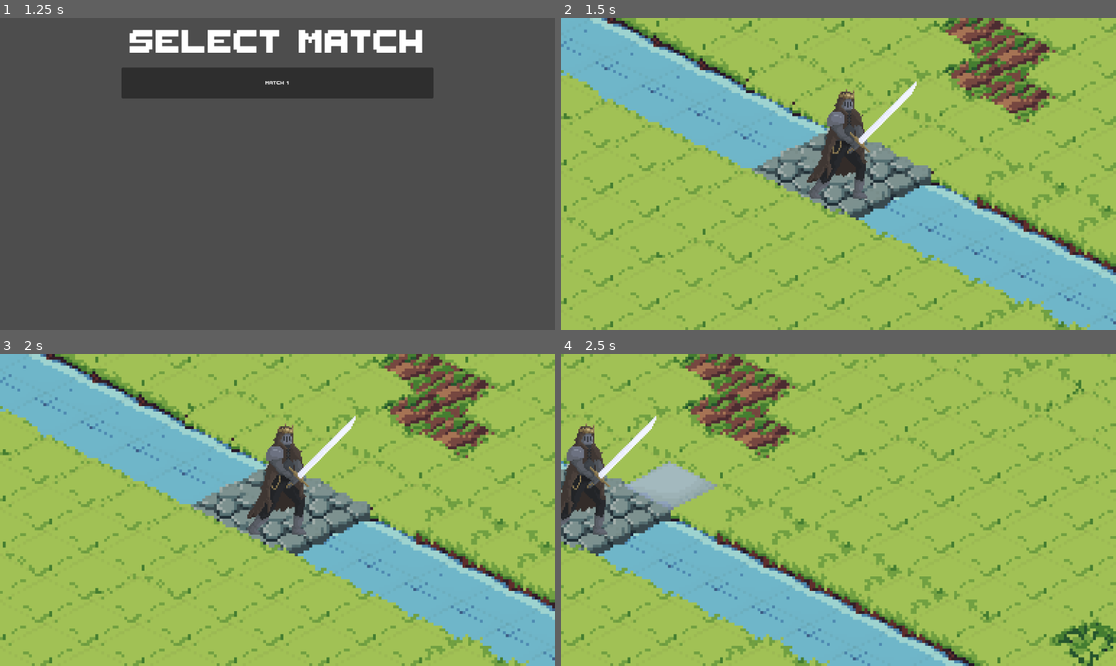
Above: before the commit, frames 1-4 (two rows, left to right).
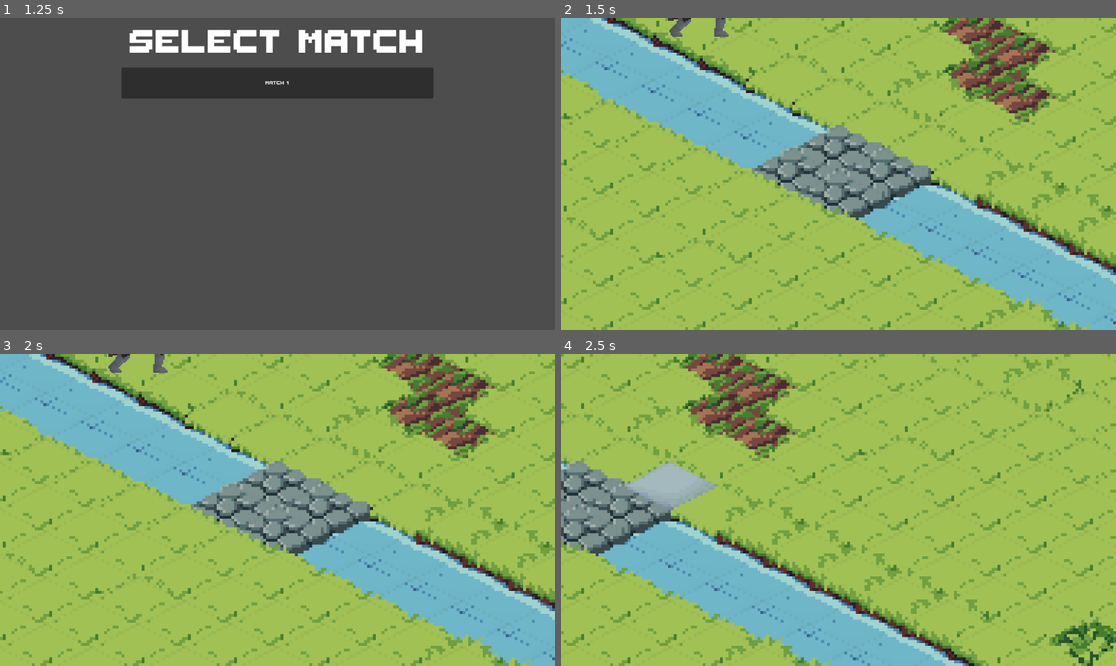
Above: after the commit, the same moments.

Repository: agh-cs-imbeciles/heralds-of-war
Game: Godot game, scene res://scenes/ui/menu/menu.tscn
Two runs of this game, one before a commit and one after it. Both use one fixed random seed, a clock stepped at 60 frames per second and the inputs below.
Inputs (mouse positions are in pixels of both pictures, inside the frame that each line leads up to):
- Up to frame 1 (1.25 s): click "START GAME" at 0.5 s
- Up to frame 2 (1.5 s): click "Match 1" at 1.25 s
- Up to frame 3 (2 s): no input
- Up to frame 4 (2.5 s): move the mouse to (960, 494) at 2.02 s; hold Right from 2.03 s (still down); click (960, 494) at 2.17 s

Frame 1 is identical in both runs. In frame 2, 2.5% of the frame differs, in the area x 19-65%, y 0-58%; in frame 3, 2.5%; in frame 4, 2.1%.

Commit message:
Add basic unit mechanics

Diff:
--- a/scenes/units/swordsman.tscn
+++ b/scenes/units/swordsman.tscn
@@ -1,6 +1,6 @@
 [gd_scene load_steps=13 format=3 uid="uid://bxqxpso4ylcse"]
 
-[ext_resource type="Script" uid="uid://sojai5d60awo" path="res://src/units/unit.gd" id="1_8w6po"]
+[ext_resource type="Script" uid="uid://p5hyow5eivvo" path="res://src/units/melee_unit.gd" id="1_8w6po"]
 [ext_resource type="Texture2D" uid="uid://0iqwd7stojc5" path="res://assets/sprites/units/hooded-knight-idle.png" id="1_giobj"]
 
 [sub_resource type="AtlasTexture" id="AtlasTexture_giobj"]
@@ -72,8 +72,6 @@
 
 [node name="Swordsman" type="CharacterBody2D"]
 script = ExtResource("1_8w6po")
-stamina = null
-offset = null
 
 [node name="AnimatedSprite2D" type="AnimatedSprite2D" parent="."]
 sprite_frames = SubResource("SpriteFrames_1ir3w")
--- a/src/board/board.gd
+++ b/src/board/board.gd
@@ -2,12 +2,15 @@
 
 class_name Board
 
-enum HighlightTile { HOVER, FOCUS, MOVABLE }
+enum HighlightTile { HOVER, FOCUS, MOVABLE, ATTACKABLE }
+enum Mode { ATTACK, MOVE, NONE }
+var Command = Operation.Command
 
 var is_tile_focused: bool = false
 var moves: Array[Vector2i] = []
 
 var path_finder: AStar2D = AStar2D.new()
+var board_input_manager: BoardInputManager = BoardInputManager.new(self)
 
 var swordsman_scene: PackedScene = preload("res://scenes/units/swordsman.tscn")
 var highlight_tile: PackedScene = preload(
@@ -16,16 +19,23 @@
 
 var hover_tile: Sprite2D
 var focus_tile: Sprite2D
-var movable_tiles: Array[Sprite2D] = []
-var swordsman: Unit
-
+var current_tile: Sprite2D
+var current_mode: Mode = Mode.NONE
+var marked_tiles: Array[Sprite2D] = []
+var current_unit: Unit
+var units: Array[Unit] = []
 
 func _ready() -> void:
 	init_path_finder()
 
-	instantiate_swordsman()
+	var swordsman1 = instantiate_swordsman(Vector2i(5, 6))
+	var swordsman2 = instantiate_swordsman(Vector2i(5, 8))
 	instantiate_highlight_tile(HighlightTile.HOVER)
 	instantiate_highlight_tile(HighlightTile.FOCUS)
+
+	current_tile = hover_tile
+	units.append(swordsman1)
+	units.append(swordsman2)
 
 
 func init_path_finder() -> void:
@@ -42,16 +52,20 @@
 			path_finder.connect_points(i, j)
 
 
-func instantiate_swordsman() -> Unit:
-	swordsman = swordsman_scene.instantiate()
-
-	swordsman.stamina = 6
+func instantiate_swordsman(position: Vector2i) -> Unit:
+	var swordsman: Unit = swordsman_scene.instantiate()
+
+	swordsman.start_stamina = 6
+	swordsman.start_health = 6
+	swordsman.start_attack_strength = 3
+	swordsman.start_attack_cost = 1
+	swordsman.start_defense_percent = 40
 	swordsman.offset = Vector2(8, -20)
 	swordsman.board = self
-	swordsman.set_position_from_map(get_used_rect().size / 2)
+	swordsman.start_map_position = position
 	swordsman.scale = Vector2(0.5, 0.5)
 	swordsman.z_index = 256
-
+	swordsman.reset_intitial_state()
 	add_sibling.call_deferred(swordsman)
 
 	return swordsman
@@ -72,12 +86,17 @@
 			tile.z_index = 66
 			focus_tile = tile
 		HighlightTile.MOVABLE:
-			tile.name = "BoardMovableTile%s" % movable_tiles.size()
+			tile.name = "BoardMovableTile%s" % marked_tiles.size()
 			tile.modulate = Color("#6dd4d6", 0.584)
 			tile.z_index = 65
-			movable_tiles.append(tile)
-
-	if tile_type != HighlightTile.MOVABLE:
+			marked_tiles.append(tile)
+		HighlightTile.ATTACKABLE:
+			tile.name = "BoardAttackableTile%s" % marked_tiles.size()
+			tile.modulate = Color("#ff4040", 0.584)
+			tile.z_index = 65
+			marked_tiles.append(tile)
+
+	if tile_type != HighlightTile.MOVABLE or tile_type != HighlightTile.ATTACKABLE:
 		tile.hide()
 
 	add_sibling.call_deferred(tile)
@@ -86,35 +105,54 @@
 
 
 func _input(event: InputEvent) -> void:
-	if event is InputEventMouseMotion:
-		var mouse_map_position = get_mouse_map_position()
-
-		if get_used_rect().has_point(mouse_map_position):
-			hover_cell(mouse_map_position)
-		else:
-			hover_tile.hide()
-
-	if event is InputEventMouseButton and event.is_pressed():
-		var mouse_map_position = get_mouse_map_position()
-
-		if event.button_index == MOUSE_BUTTON_LEFT:
-			if mouse_map_position == swordsman.map_position:
-				if not is_tile_focused:
-					on_focus_cell(mouse_map_position)
+
+	var operation: Operation = board_input_manager.process(event)
+
+	match (operation.command):
+		Command.NONE:
+			pass
+		Command.HOVER:
+			hover_cell(operation.position, current_tile)
+		Command.UNIT_MOVE_CLICK:
+			clear_board_user_input_effects()
+			current_unit = operation.unit
+			current_mode = Mode.MOVE
+			on_focus_cell(operation.position)
+		Command.UNIT_ATTACK_CLICK:
+			clear_board_user_input_effects()
+			if current_mode == Mode.ATTACK and operation.unit != current_unit:
+				on_unfocus_cell(operation.position, current_unit, current_mode)
+				current_unit = null
+				current_mode = Mode.NONE
 			else:
-				if is_tile_focused:
-					on_unfocus_cell(mouse_map_position, true)
-		elif event.button_index == MOUSE_BUTTON_RIGHT:
-			if is_tile_focused:
-				on_unfocus_cell(mouse_map_position, false)
+				current_unit = operation.unit
+				current_mode = Mode.ATTACK
+				on_focus_cell(operation.position, HighlightTile.ATTACKABLE)
+		Command.FIELD_CLICK:
+			clear_board_user_input_effects()
+			if current_mode == Mode.MOVE:
+				on_unfocus_cell(operation.position, current_unit, current_mode)
+			current_mode = Mode.NONE
+			current_unit = null
+		Command.ATTACK_FIELD_CLICK:
+			clear_board_user_input_effects()
+			if current_mode == Mode.ATTACK:
+				on_unfocus_cell(operation.position, current_unit, current_mode)
+			current_mode = Mode.NONE
+			current_unit = null
+
+
+func clear_board_user_input_effects() -> void:
+	unfocus_cell()
+	unrender_marked_tiles()
 
 
 func get_cell_id(map_index: Vector2i) -> int:
-		var max_index = get_used_rect().size.max_axis_index()
-		var max_axis_value = get_used_rect().size[max_index]
-		var max_axis_value_power_10 = 10**ceili(log(max_axis_value) / log(10))
-
-		return max_axis_value_power_10 * map_index.x + map_index.y
+	var max_index = get_used_rect().size.max_axis_index()
+	var max_axis_value = get_used_rect().size[max_index]
+	var max_axis_value_power_10 = 10**ceili(log(max_axis_value) / log(10))
+
+	return max_axis_value_power_10 * map_index.x + map_index.y
 
 
 func get_mouse_map_position() -> Vector2i:
@@ -123,15 +161,15 @@
 	return map_position
 
 
-func move_unit_if_legal(to: Vector2i) -> void:
-	if swordsman.can_move(to):
-		swordsman.move(to)
-
-
-func on_focus_cell(map_index: Vector2i) -> void:
+func on_focus_cell(map_index: Vector2i, cell_type: HighlightTile = HighlightTile.MOVABLE) -> void:
 	focus_cell(map_index)
-	moves = swordsman.get_legal_moves(map_index)
-	render_movable_cells(moves)
+
+	var cells
+	if cell_type == HighlightTile.MOVABLE:
+		cells = current_unit.get_legal_moves(map_index)
+	elif cell_type == HighlightTile.ATTACKABLE:
+		cells = current_unit.get_attack_fields(map_index)
+	render_cells(cells, cell_type)
 
 
 func focus_cell(map_index: Vector2i) -> void:
@@ -140,18 +178,29 @@
 	is_tile_focused = true
 
 
-func render_movable_cells(legal_moves: Array[Vector2i]) -> void:
+func render_cells(legal_moves: Array[Vector2i], tile_type: HighlightTile = HighlightTile.MOVABLE) -> void:
 	for cell in legal_moves:
-		var tile = instantiate_highlight_tile(HighlightTile.MOVABLE)
+		var tile = instantiate_highlight_tile(tile_type)
 		tile.position = map_to_local(cell)
-
-
-func on_unfocus_cell(map_index: Vector2i, move: bool = false) -> void:
-	if move:
-		move_unit_if_legal(map_index)
-
-	unrender_movable_tiles()
+		tile.show()
+
+
+func on_unfocus_cell(map_index: Vector2i, unit: Unit, action: Mode = Mode.MOVE) -> void:
+	perform_unit_action(map_index, unit, action)
+	unrender_marked_tiles()
 	unfocus_cell()
+
+
+func perform_unit_action(map_index: Vector2i, unit: Unit, action: Mode = Mode.MOVE) -> void:
+	if action == Mode.MOVE and unit.can_move(map_index):
+		unit.move(map_index)
+	elif action == Mode.ATTACK and unit.is_attackable(map_index):
+		var unit_to_attack = get_unit_on_positon(map_index)
+		if unit_to_attack != null:
+			current_mode = Mode.NONE
+			if unit.stamina >= unit.attack_cost:
+				unit.deplete_stamina(unit.attack_cost)
+				unit_to_attack.recieve_damage(unit.attack_strength)
 
 
 func unfocus_cell() -> void:
@@ -159,14 +208,42 @@
 	is_tile_focused = false
 
 
-func unrender_movable_tiles() -> void:
-	for cell in movable_tiles:
+func unrender_marked_tiles() -> void:
+	for cell in marked_tiles:
 		get_parent().remove_child(cell)
 	moves.clear()
-	movable_tiles.clear()
-
-
-func hover_cell(map_index: Vector2i) -> void:
-	if hover_tile.hidden:
-		hover_tile.show()
-	hover_tile.position = map_to_local(map_index)
+	marked_tiles.clear()
+
+
+func hover_cell(map_index: Vector2i, tile: Sprite2D) -> void:
+	if tile.hidden:
+		tile.show()
+	tile.position = map_to_local(map_index)
+
+
+func get_square(center: Vector2i, space: int) -> Array[Vector2i]:
+	var cells = get_used_cells()
+	var square_cells: Array[Vector2i]
+
+	for i in range(-space - 1, space + 2):
+		for j in range(-space - 1, space + 2):
+			var new_vector = center
+			new_vector.x += i
+			new_vector.y += j
+			if new_vector in get_used_cells():
+				square_cells.append(new_vector)
+	return square_cells
+
+
+func get_unit_on_positon(map_index: Vector2i) -> Unit:
+	for unit in units:
+		if unit.map_position == map_index:
+			return unit
+	return null
+
+
+func get_blocked_cells() -> Array[Vector2i]:
+	var blocked_cells: Array[Vector2i] = []
+	for unit in units:
+		blocked_cells.append(unit.map_position)
+	return blocked_cells
--- /dev/null
+++ b/src/board/board_input_manager.gd
@@ -0,0 +1,40 @@
+class_name BoardInputManager extends Object
+
+const Command = Operation.Command
+var board: Board
+
+
+func _init(board: Board) -> void:
+	self.board = board
+
+
+func __handle_mouse_motion() -> Operation:
+	var mouse_map_position = board.get_mouse_map_position()
+	if board.get_used_rect().has_point(mouse_map_position):
+		return Operation.new(Command.HOVER, null, mouse_map_position)
+	return Operation.new(Command.NONE, null, Vector2i.ZERO)
+
+
+func __handle_mouse_click(event: InputEventMouseButton) -> Operation:
+	var mouse_map_position = board.get_mouse_map_position()
+	var current_unit = board.get_unit_on_positon(mouse_map_position)
+	var command: Command = Command.FIELD_CLICK
+	if current_unit != null:
+		if event.button_index == MOUSE_BUTTON_LEFT:
+			command = Command.UNIT_MOVE_CLICK
+		elif event.button_index == MOUSE_BUTTON_RIGHT:
+			command = Command.UNIT_ATTACK_CLICK
+	elif event.button_index == MOUSE_BUTTON_RIGHT:
+		command = Command.ATTACK_FIELD_CLICK
+	return Operation.new(command, current_unit, mouse_map_position)
+
+
+func process(event: InputEvent) -> Operation:
+	if event is InputEventMouseMotion:
+		return __handle_mouse_motion()
+
+	if event is InputEventMouseButton and event.is_pressed() and \
+	(event.button_index == MOUSE_BUTTON_LEFT or event.button_index == MOUSE_BUTTON_RIGHT):
+		return __handle_mouse_click(event)
+
+	return Operation.new(Command.NONE, null, Vector2i.ZERO)
--- /dev/null
+++ b/src/board/operation.gd
@@ -0,0 +1,17 @@
+class_name Operation extends Object
+
+enum Command { HOVER, UNIT_MOVE_CLICK, UNIT_ATTACK_CLICK, FIELD_CLICK, ATTACK_FIELD_CLICK, NONE }
+
+var command: Command
+var unit: Unit
+var position: Vector2i
+
+
+func _init(
+	command: Command = Command.NONE,
+	unit: Unit = null,
+	position: Vector2i = Vector2i.ZERO) -> void:
+
+	self.command = command
+	self.unit = unit
+	self.position = position
--- /dev/null
+++ b/src/units/melee_unit.gd
@@ -0,0 +1,16 @@
+class_name MeleeUnit extends Unit
+
+@export var melee_attack_range: int
+
+
+func get_attack_fields(map_index: Vector2i) -> Array[Vector2i]:
+	return board.get_square(map_index, melee_attack_range)
+
+
+func is_attackable(map_index: Vector2i) -> bool:
+	var attack_moves = get_attack_fields(map_position)
+	for move in attack_moves:
+		if map_index == move:
+			return true
+
+	return false
--- a/src/units/unit.gd
+++ b/src/units/unit.gd
@@ -2,10 +2,21 @@
 
 class_name Unit
 
-@export_range(1, 1024) var stamina: int
 @export var offset: Vector2
+@export var start_map_position: Vector2i
+@export_range(1, 1024) var start_stamina: int
+@export_range(1, 1024) var start_health: int
+@export_range(1, 1024) var start_attack_strength: int
+@export_range(1, 1024) var start_attack_cost: int
+@export_range(0, 100) var start_defense_percent: int
+@export var team_id: int
+var map_position = start_map_position
+var stamina = start_stamina
+var health = start_health
+var attack_strength = start_attack_strength
+var attack_cost = start_attack_cost
+var defense_percent = start_defense_percent
 
-var map_position: Vector2i
 var board: Board
 
 
@@ -39,4 +50,42 @@
 
 
 func move(to: Vector2i) -> void:
+	var start = board.get_cell_id(map_position)
+	var end = board.get_cell_id(to)
+	var path = board.path_finder.get_point_path(start, end)
 	set_position_from_map(to)
+	deplete_stamina(path.size()-1)
+
+
+func recieve_damage(enemy_attack_strength: int) -> void:
+	health -= attack_strength * (100 - defense_percent) / 100
+	print("current_health: " + str(health))
+
+
+func deplete_stamina(stamina_to_deplete: int) -> void:
+	stamina -= stamina_to_deplete
+
+
+func reset_stamina() -> void:
+	stamina = start_stamina
+
+
+func remove_unit() -> void:
+	get_parent().remove_child.call_deferred(self)
+
+
+func get_attack_fields(map_index: Vector2i) -> Array[Vector2i]:
+	return []
+
+
+func is_attackable(map_index: Vector2i) -> bool:
+	return FAILED
+
+
+func reset_intitial_state() -> void:
+	set_position_from_map(start_map_position)
+	stamina = start_stamina
+	health = start_health
+	attack_strength = start_attack_strength
+	attack_cost = start_attack_cost
+	defense_percent = start_defense_percent
Not shown, added: src/board/board_input_manager.gd.uid
Not shown, added: src/board/operation.gd.uid
Not shown, added: src/units/melee_unit.gd.uid
